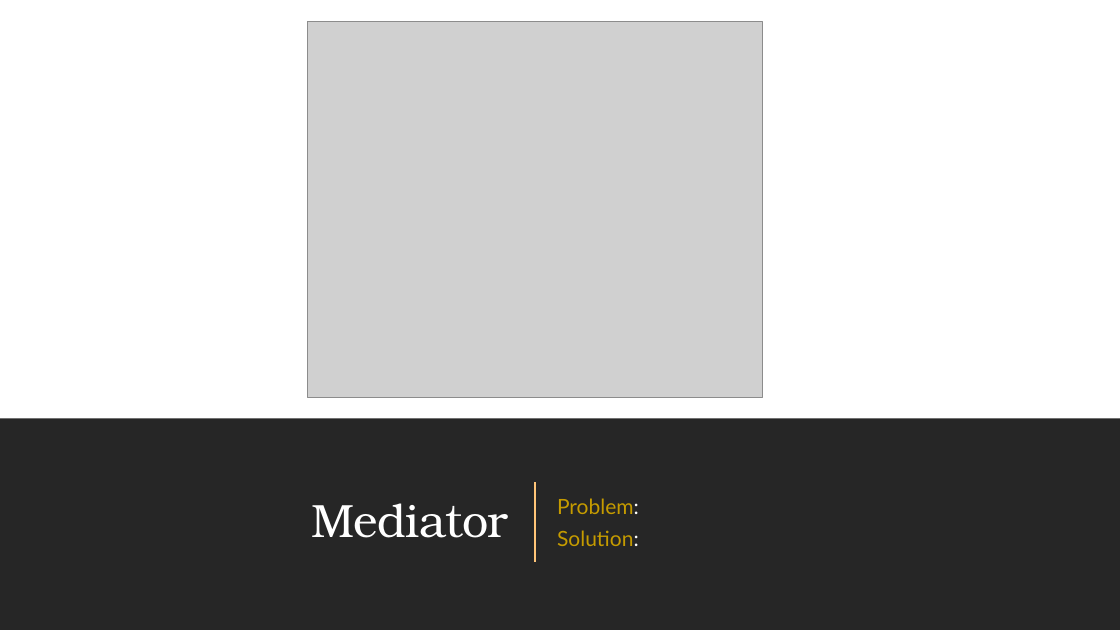
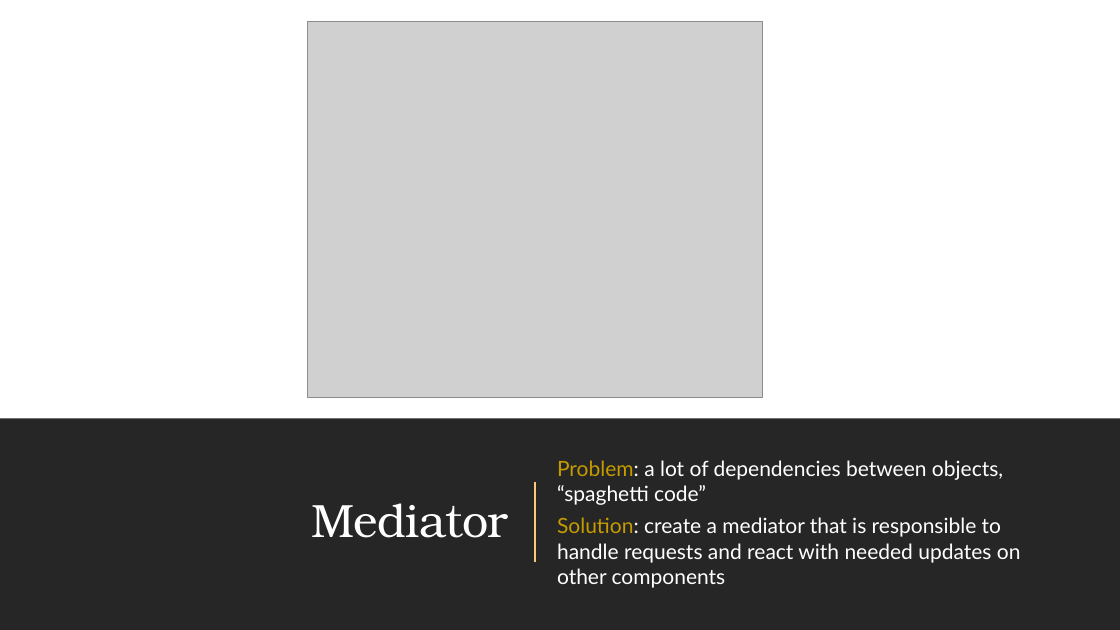
Before and after one commit to amturian/design-patterns, a slide deck: slide 7 of PPT Presentations/DesignPatterns-BehavioralPatterns.pptx (slide 5 before the commit). Drawn at 1120x630 pixels with LibreOffice and Linux fonts; fonts in the diff are those of the drawing; grey boxes stand for pictures. Boxes give left, top, right and bottom in pixels: in the first picture for what was removed or moved away, otherwise in the second. Text is boxed around its words. In the diff, an @@ line names an element or a change of style, - is before the commit and + after.

Commit message:
add slides for command, mediator, iterator

```diff
--- a/PPT Presentations/DesignPatterns-BehavioralPatterns.pptx
+++ b/PPT Presentations/DesignPatterns-BehavioralPatterns.pptx
@@ text at (557, 460, 1021, 588): text changed; text colour #C59B00 to #FFFFFF @@
-Problem:
-Solution:
+Problem: a lot of dependencies between objects, “spaghetti code”
+Solution: create a mediator that is responsible to handle requests and react with needed updates on other components
```
Also in this commit, not shown: 1 other slide changed, 4 slides added.
